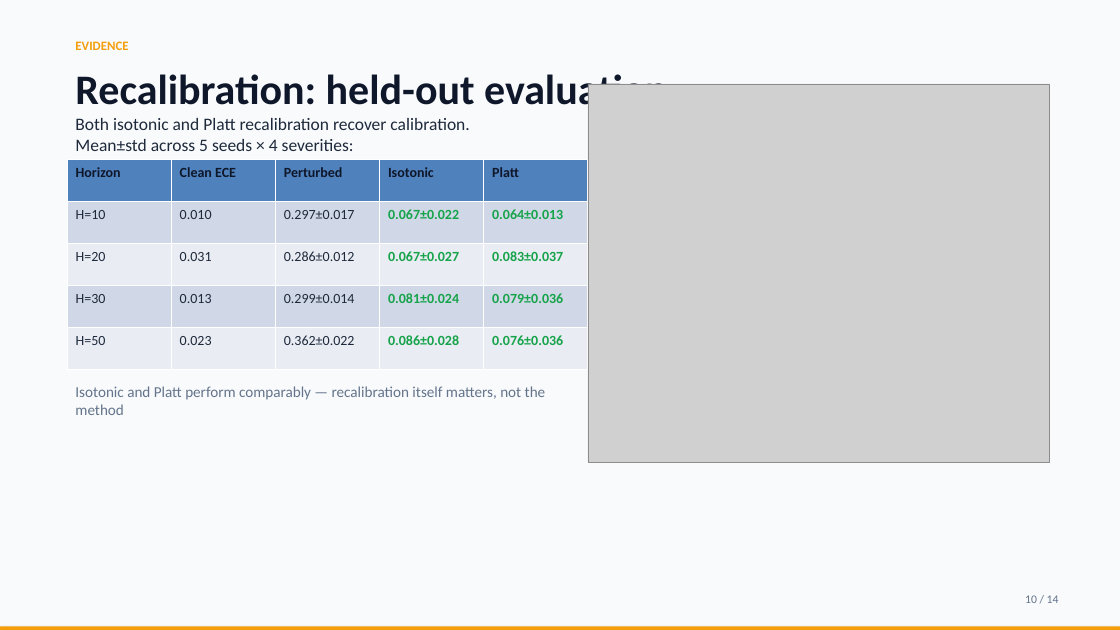
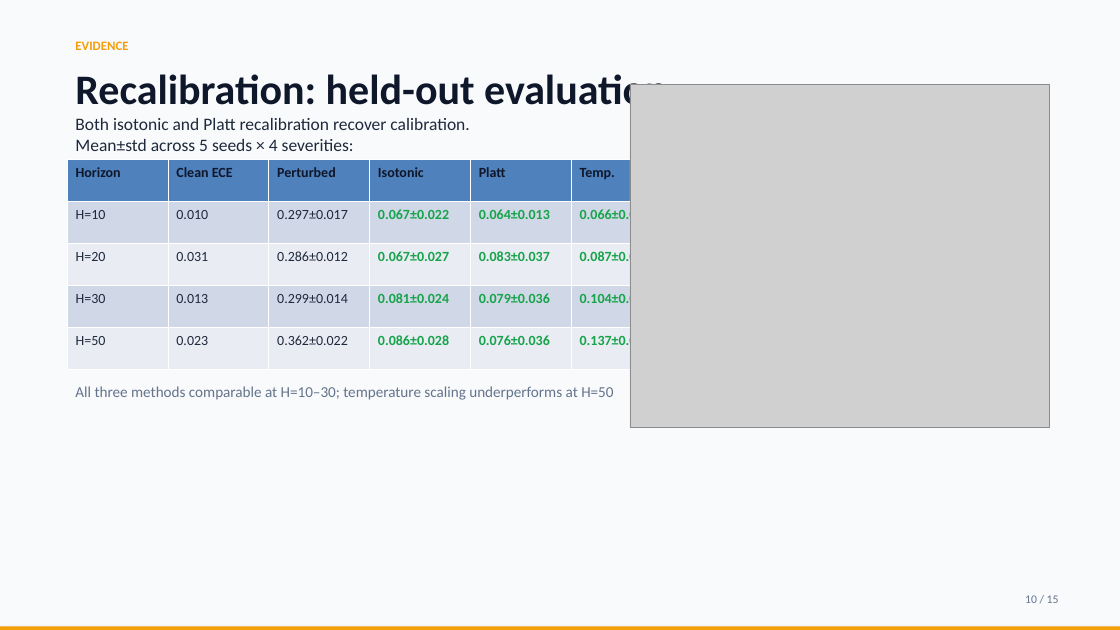
Before and after one commit to touhidsiddiqueeraj-bit/Robustness-of-Multihorizon-Battery-Failure-Intelligence, a slide deck: slide 10 of opendesign/mockups/conference-b-deck/robustness_presentation.pptx. Drawn at 1120x630 pixels with LibreOffice and Linux fonts; fonts in the diff are those of the drawing; grey boxes stand for pictures. Boxes give left, top, right and bottom in pixels: in the first picture for what was removed or moved away, otherwise in the second. Text is boxed around its words. In the diff, an @@ line names an element or a change of style, - is before the commit and + after.

```diff
--- a/opendesign/mockups/conference-b-deck/robustness_presentation.pptx
+++ b/opendesign/mockups/conference-b-deck/robustness_presentation.pptx
@@ picture: place and size @@
-picture at [588, 84, 1050, 462]
+picture at [630, 84, 1050, 428]
@@ table at [67, 160, 672, 370] @@
+column 6: Temp. | 0.066±0.024 | 0.087±0.022 | 0.104±0.019 | 0.137±0.026
@@ table: place and size @@
-table at [67, 160, 588, 370]
+table at [67, 160, 672, 370]
@@ text at [75, 386, 613, 400]: text changed @@
-Isotonic and Platt perform comparably — recalibration itself matters, not the method
+All three methods comparable at H=10–30; temperature scaling underperforms at H=50
@@ text at [1025, 595, 1059, 603]: text changed @@
-10 / 14
+10 / 15
```
Also in this commit, not shown: 13 other slides changed, 1 slide added, 10 other files.
